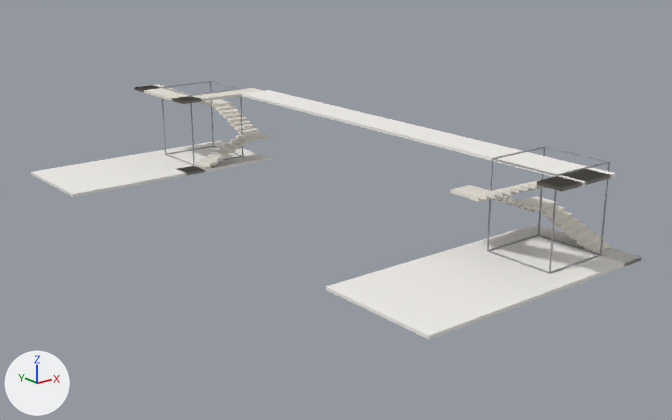
Before and after pictures for a commit that changed the glTF model examples/walkthrough/ideal/route_to_g29.glb.
Before and after are seen from a 50 mm lens placed at (-21.7, -45.3, 14.3), pointed at (6.3, -10.3, 0.3). Arrows for +X, +Y and +Z are at lower left; the lights stay in place. The older version comes first. Vertices at exactly the same position are counted once.

Objects in the first picture: 'atrium', 'floor', 'stairs'.
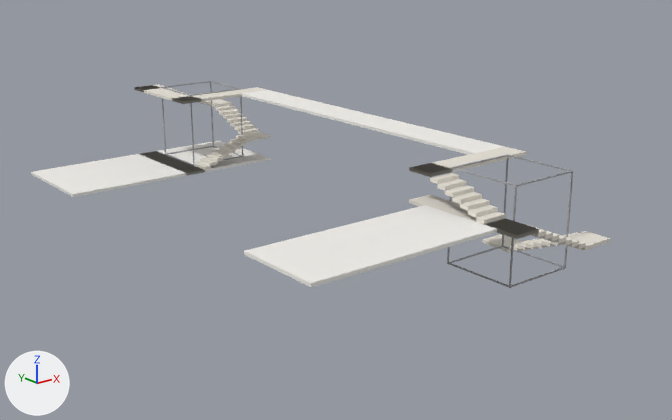
The change, as a list of edits to the scene's bpy script:
```text
Change me_floor:
    used by ob_floor; location = (0.0, 0.0, 0.0)
    before: 9 (8.5, -23.5, 4.2) at pixel (585, 181), 10 (10.5, -23.5, 4.2) at pixel (616, 173), 13 (10.5, -23.5, 4.1) at pixel (615, 176), 14 (8.5, -23.5, 4.1) at pixel (585, 185)
    remove me_floor.from_pydata(...)  # 24 vertices, 36 faces; spans x -2.5..13.0, y -23.5..7.5, z -0.2..4.2
    add me_floor.from_pydata(...)  # 24 vertices, 36 faces; spans x -4.5..10.5, y -22.5..7.5, z -0.2..4.2
    me_floor part 1: the loose piece of 8 vertices spanning x 0.0..13.0, y -23.5..-17.5, z -0.2..0.0 is scaled about its middle by (0.692, 0.667, 1), then moved by (-6.5, 0.0, 2.8)
    me_floor part 2
    add for i in [9, 10, 13, 14]: me_floor.vertices[i].co += Vector((0.0, 6.0, 0.0))
Change me_stairs:
    used by ob_stairs; location = (0.0, 0.0, 0.0)
    remove me_stairs.from_pydata(...)  # 360 vertices, 708 faces; spans x 4.5..13.0, y -23.5..7.5, z -0.2..4.2
    add me_stairs.from_pydata(...)  # 368 vertices, 732 faces; spans x 4.5..10.5, y -23.5..7.5, z -0.2..4.2
    me_stairs part 3: 14 vertices moved from x 7.0..13.0, y -23.5..-17.5, z -0.2..4.2 to x 4.5..10.5, y -23.5..-17.5, z -0.2..4.2; 166 vertices removed from x 7.0..13.0, y -23.5..-17.5, z -0.2..4.2; 170 vertices added at x 4.5..10.5, y -23.5..-17.5, z -0.2..4.2
    me_stairs part 4: 4 vertices added at x 4.5..5.8, y 7.5, z -0.2..0.0
    other edits to the shape of me_stairs do not show in these pictures
Change me_atrium:
    used by ob_atrium; location = (0.0, 0.0, 0.0)
    remove me_atrium.from_pydata(...)  # 192 vertices, 288 faces; spans x 5.7..11.8, y -22.3..6.3, z 0.0..4.3
    add me_atrium.from_pydata(...)  # 192 vertices, 288 faces; spans x 5.7..9.3, y -22.3..6.3, z 0.0..4.3
    me_atrium part 5: the loose piece of 8 vertices spanning x 8.2..11.8, y -22.3..-22.2, z 4.2..4.3 is moved by (-2.5, 0.0, 0.0)
    me_atrium part 6: the loose piece of 8 vertices spanning x 11.7..11.8, y -22.2..-18.8, z 4.2..4.3 is moved by (-2.5, 0.0, 0.0)
    me_atrium part 7: the loose piece of 8 vertices spanning x 8.2..11.8, y -18.8..-18.7, z 4.2..4.3 is moved by (-2.5, 0.0, 0.0)
    me_atrium part 8: the loose piece of 8 vertices spanning x 8.2..8.3, y -22.2..-18.8, z 4.2..4.3 is moved by (-2.5, 0.0, 0.0)
    me_atrium part 9: the loose piece of 8 vertices spanning x 8.2..11.8, y -22.3..-22.2, z 0.0..0.1 is moved by (-2.5, 0.0, 0.0)
    me_atrium part 10: the loose piece of 8 vertices spanning x 11.7..11.8, y -22.2..-18.8, z 0.0..0.1 is moved by (-2.5, 0.0, 0.0)
    me_atrium part 11: the loose piece of 8 vertices spanning x 8.2..11.8, y -18.8..-18.7, z 0.0..0.1 is moved by (-2.5, 0.0, 0.0)
    me_atrium part 12: the loose piece of 8 vertices spanning x 8.2..8.3, y -22.2..-18.8, z 0.0..0.1 is moved by (-2.5, 0.0, 0.0)
    me_atrium part 13: the loose piece of 8 vertices spanning x 8.2..8.3, y -22.3..-22.2, z 0.0..4.2 is moved by (-2.5, 0.0, 0.0)
    me_atrium part 14: the loose piece of 8 vertices spanning x 11.7..11.8, y -22.3..-22.2, z 0.0..4.2 is moved by (-2.5, 0.0, 0.0)
    me_atrium part 15: the loose piece of 8 vertices spanning x 11.7..11.8, y -18.8..-18.7, z 0.0..4.2 is moved by (-2.5, 0.0, 0.0)
    me_atrium part 16: the loose piece of 8 vertices spanning x 8.2..8.3, y -18.8..-18.7, z 0.0..4.2 is moved by (-2.5, 0.0, 0.0)
```

Location of each change, (x1, y1, x2, y2) in pixels of the pictures (672 x 420 px; the box of a moved part takes in the faces that stretch with it):
'floor', reshaped (22% narrower, 21% shorter): before (31, 90, 641, 339); after (31, 90, 505, 287)
'stairs', reshaped (6% narrower, 8% shorter): before (134, 84, 642, 267); after (134, 84, 610, 253)
'atrium', reshaped (8% narrower, 7% taller): before (162, 81, 610, 274); after (162, 81, 573, 288)
part 1 of me_floor, moved or reshaped: before (326, 224, 641, 339); after (244, 205, 497, 287)
part 2 of me_floor, moved or reshaped: before (242, 90, 616, 185); after (242, 90, 505, 155)
part 3 of me_stairs, moved or reshaped: before (450, 170, 642, 267); after (409, 147, 610, 253)
part 4 of me_stairs, added: after (143, 151, 204, 173)
part 5 of me_atrium, moved or reshaped: before (557, 161, 610, 176); after (516, 171, 573, 187)
part 6 of me_atrium, moved or reshaped: before (544, 146, 607, 162); after (508, 155, 573, 171)
part 7 of me_atrium, moved or reshaped: before (494, 146, 545, 159); after (454, 155, 508, 168)
part 8 of me_atrium, moved or reshaped: before (492, 158, 557, 176); after (451, 167, 516, 187)
part 9 of me_atrium, moved or reshaped: before (550, 254, 601, 274); after (511, 267, 565, 287)
part 10 of me_atrium, moved or reshaped: before (539, 234, 599, 255); after (503, 246, 564, 267)
part 11 of me_atrium, moved or reshaped: before (489, 234, 539, 251); after (449, 246, 503, 263)
part 12 of me_atrium, moved or reshaped: before (487, 250, 549, 273); after (448, 263, 509, 287)
part 13 of me_atrium, moved or reshaped: before (549, 190, 557, 274); after (509, 187, 517, 288)
part 14 of me_atrium, moved or reshaped: before (600, 163, 610, 256); after (564, 172, 573, 268)
part 15 of me_atrium, moved or reshaped: before (538, 148, 545, 235); after (502, 156, 509, 246)
part 16 of me_atrium, moved or reshaped: before (487, 159, 493, 252); after (447, 169, 453, 264)
